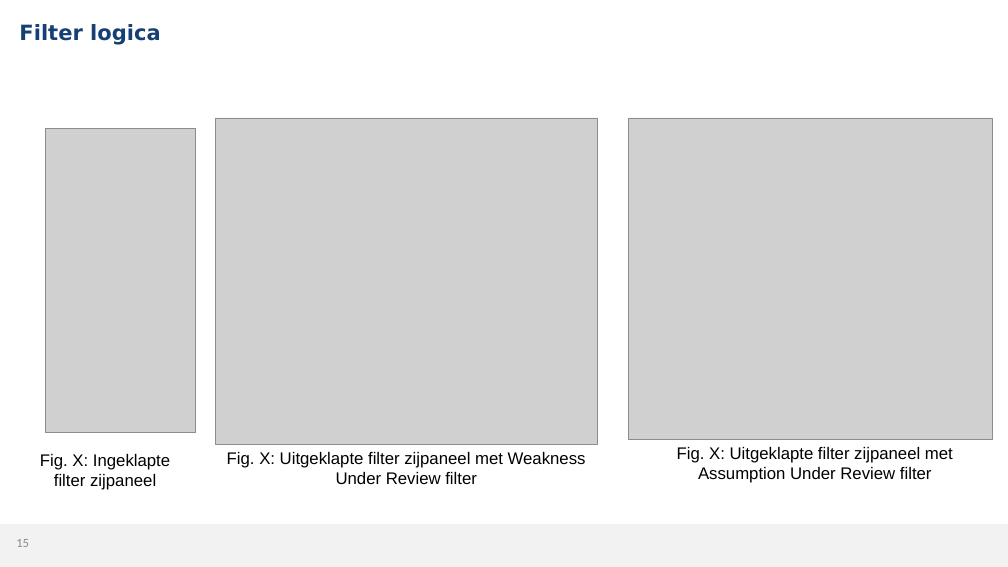
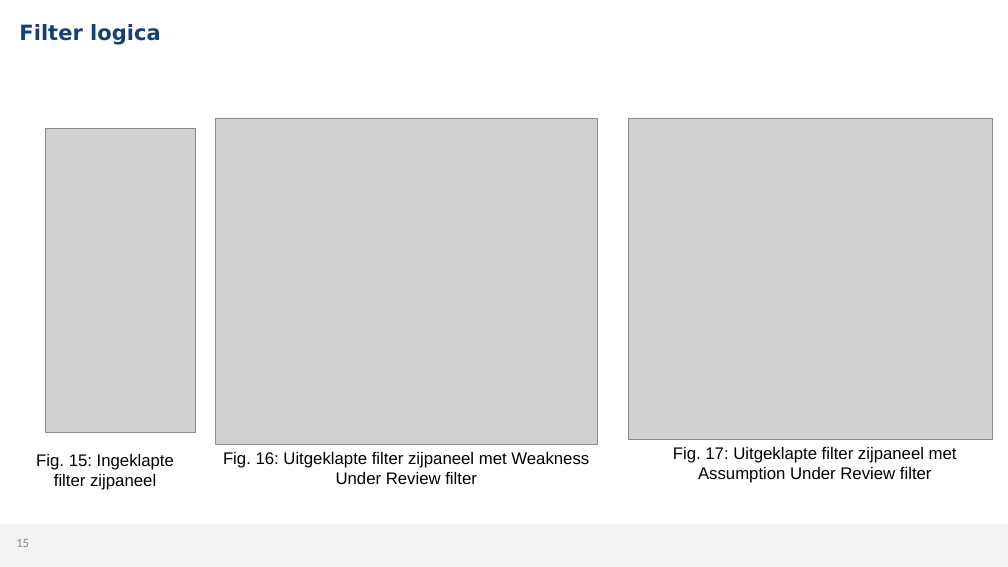
Before and after one commit to MikaG-1952764/masterproef, a slide deck: slide 15 of MP2526_Verdediging.pptx. Drawn at 1008x567 pixels with LibreOffice and Linux fonts; fonts in the diff are those of the drawing; grey boxes stand for pictures; background and template pictures are left out. Boxes give left, top, right and bottom in pixels: in the first picture for what was removed or moved away, otherwise in the second. Text is boxed around its words. In the diff, an @@ line names an element or a change of style, - is before the commit and + after.

```diff
--- a/MP2526_Verdediging.pptx
+++ b/MP2526_Verdediging.pptx
@@ text at <box>673,447,957,483</box>: text changed @@
-Fig. X: Uitgeklapte filter zijpaneel met Assumption Under Review filter
+Fig. 17: Uitgeklapte filter zijpaneel met Assumption Under Review filter
@@ text at <box>36,454,174,490</box>: text changed @@
-Fig. X: Ingeklapte filter zijpaneel
+Fig. 15: Ingeklapte filter zijpaneel
@@ text at <box>223,452,589,484</box>: text changed @@
-Fig. X: Uitgeklapte filter zijpaneel met Weakness Under Review filter
+Fig. 16: Uitgeklapte filter zijpaneel met Weakness Under Review filter
```
Also in this commit, not shown: 13 other slides changed, 1 other file.
